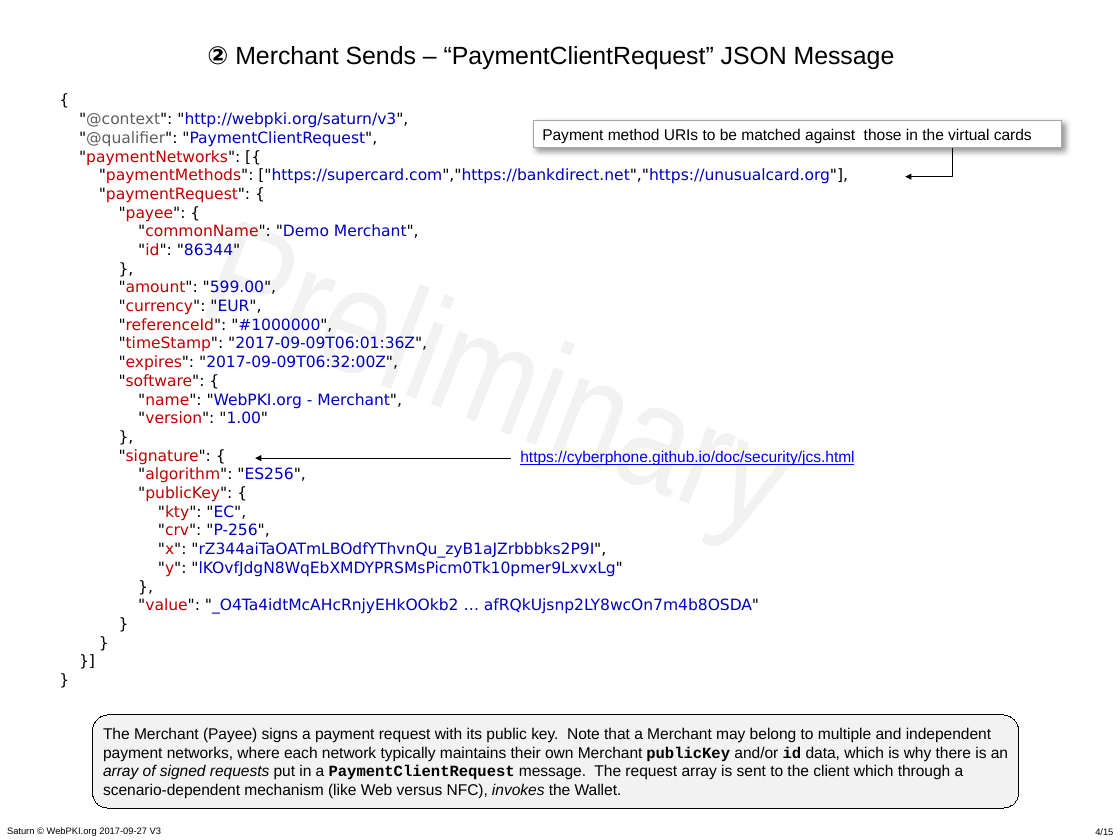
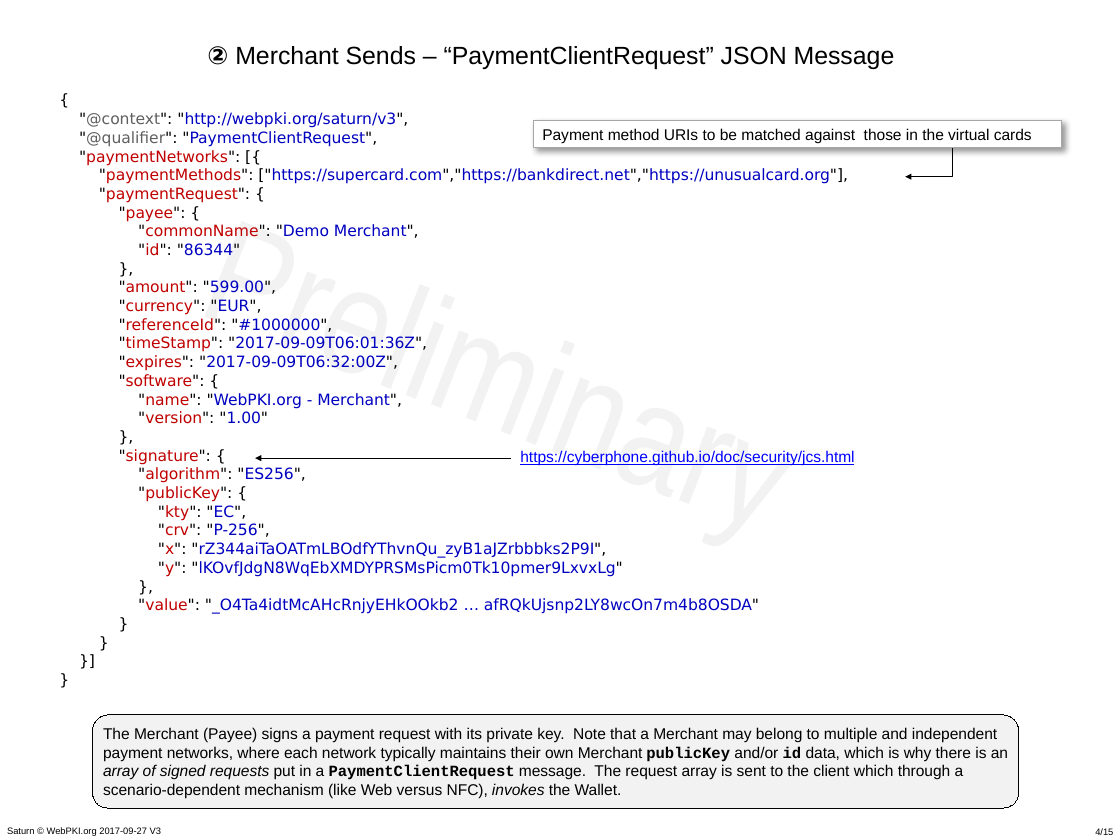
Before and after one commit to cyberphone/doc, a slide deck: slide 4 of saturn/saturn-v3-presentation.pptx. Drawn at 1120x840 pixels with LibreOffice and Linux fonts; fonts in the diff are those of the drawing. Boxes give left, top, right and bottom in pixels: in the first picture for what was removed or moved away, otherwise in the second. Text is boxed around its words. In the diff, an @@ line names an element or a change of style, - is before the commit and + after.

Commit message:
Embarrasing: signs with its PUBLIC key :-(

```diff
--- a/saturn/saturn-v3-presentation.pptx
+++ b/saturn/saturn-v3-presentation.pptx
@@ text in rounded rectangle at [103, 727, 1008, 799]: text changed @@
-The Merchant (Payee) signs a payment request with its public key. Note that a Merchant may belong to multiple and independent payment networks, where each network typically maintains their own Merchant publicKey and/or id data, which is why there is an array of signed requests put in a PaymentClientRequest message. The request array is sent to the client which through a scenario-dependent mechanism (like Web versus NFC), invokes the Wallet.
+The Merchant (Payee) signs a payment request with its private key. Note that a Merchant may belong to multiple and independent payment networks, where each network typically maintains their own Merchant publicKey and/or id data, which is why there is an array of signed requests put in a PaymentClientRequest message. The request array is sent to the client which through a scenario-dependent mechanism (like Web versus NFC), invokes the Wallet.
```
Also in this commit, not shown: 1 other file.
